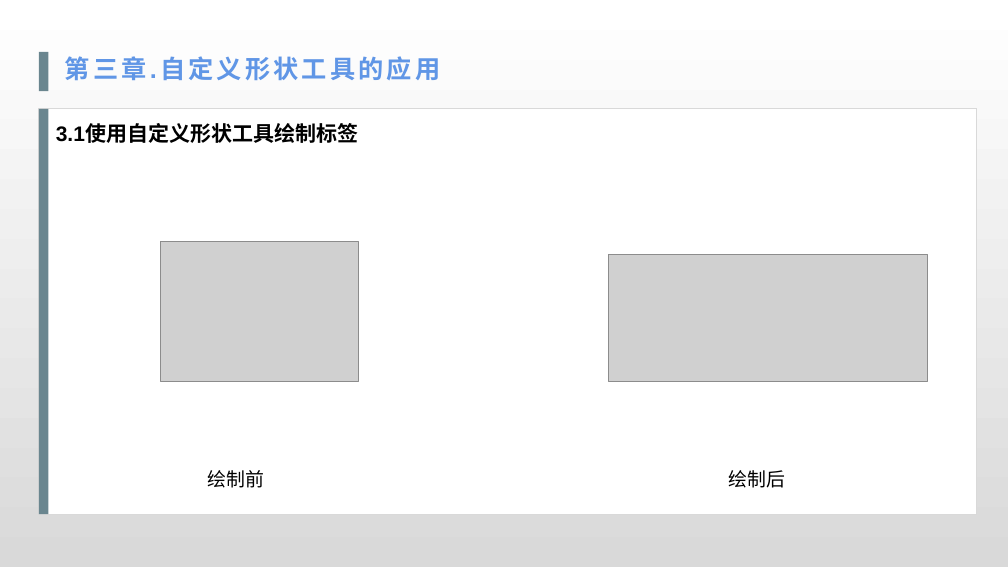
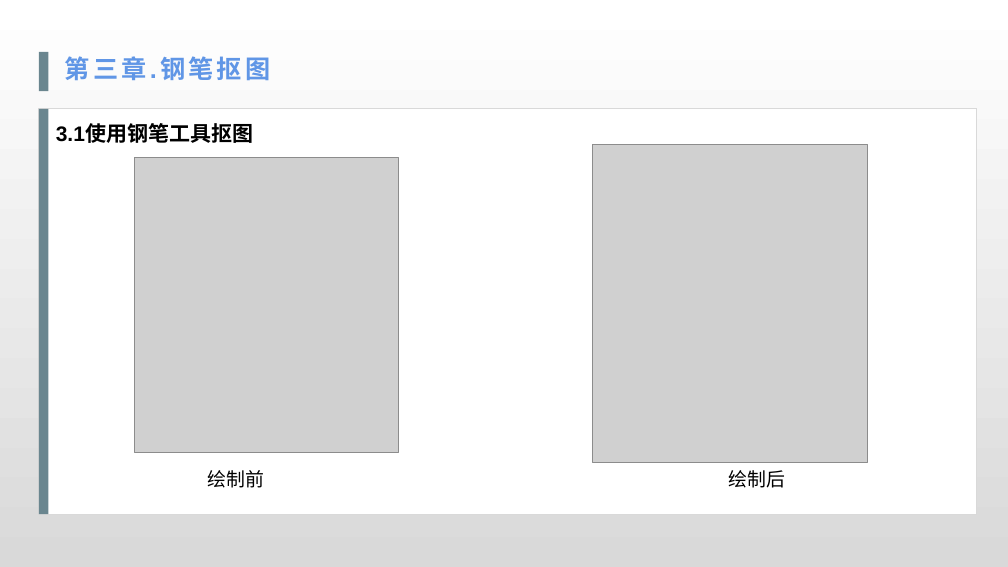
Before and after one commit to cckmit/typora-note, a slide deck: slide 12 of 计算机基础知识/ps/Photoshop第6章.pptx (slide 14 before the commit). Drawn at 1008x567 pixels with LibreOffice and Linux fonts; fonts in the diff are those of the drawing; grey boxes stand for pictures. Boxes give left, top, right and bottom in pixels: in the first picture for what was removed or moved away, otherwise in the second. Text is boxed around its words. In the diff, an @@ line names an element or a change of style, - is before the commit and + after.

```diff
--- a/计算机基础知识/ps/Photoshop第6章.pptx
+++ b/计算机基础知识/ps/Photoshop第6章.pptx
@@ text at [65,56,270,81]: text changed @@
-第三章.自定义形状工具的应用
+第三章.钢笔抠图
@@ text at [56,124,253,145]: text changed @@
-3.1使用自定义形状工具绘制标签
+3.1使用钢笔工具抠图
@@ picture added at [593,144,868,462] @@
@@ picture added at [135,157,398,452] @@
@@ picture removed at [160,242,358,381] @@
@@ picture removed at [609,255,928,382] @@
```
Also in this commit, not shown: 9 other slides changed, 1 slide added, 2 slides removed, 4 other files.
